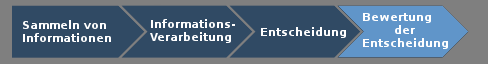
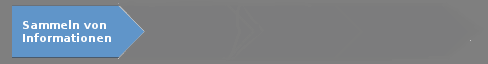
Before/after of a 488x64 layered artwork. What changed in the layer stack:
hid "Bewertung ..." over [363, 13, 448, 49]
hid "Entscheidung" over [261, 27, 346, 38]
hid "Informations- ..." over [150, 19, 235, 43]
painted on "Text" over [12, 3, 471, 59]
